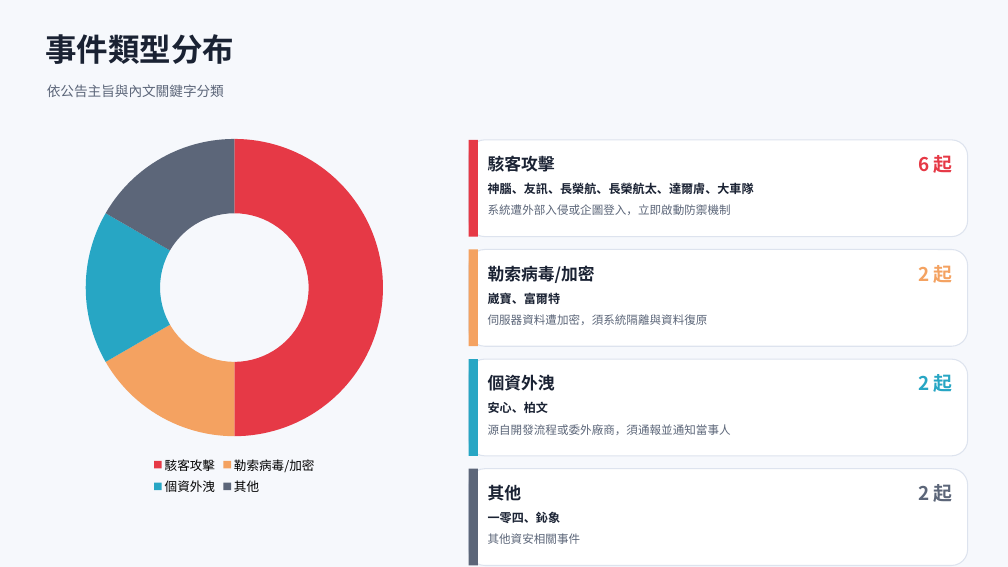
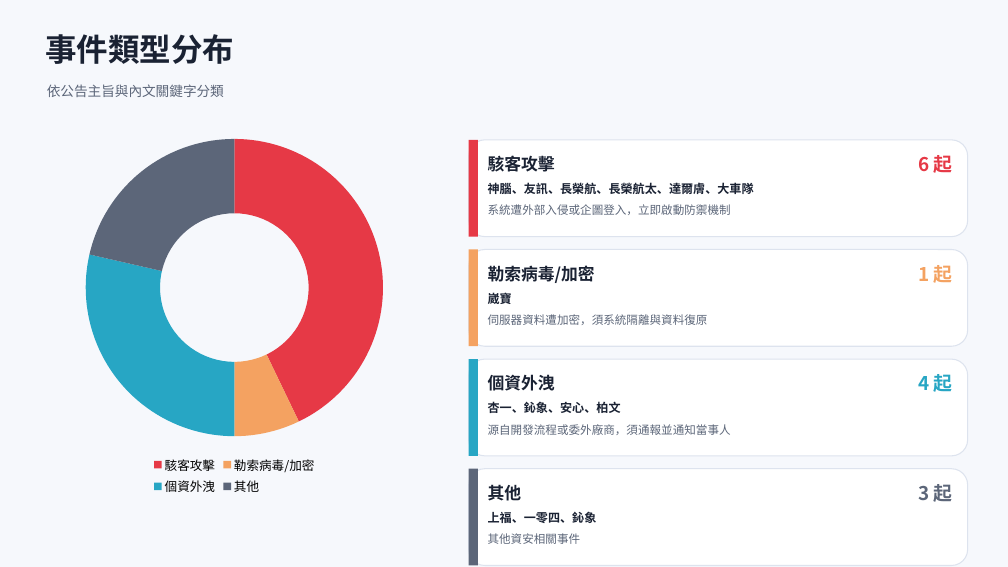
Before and after one commit to Johnnylin77/mops-isec-monitor, a slide deck: slide 3 of 資安事件因應分析.pptx. Drawn at 1008x567 pixels with LibreOffice and Linux fonts; fonts in the diff are those of the drawing. Boxes give left, top, right and bottom in pixels: in the first picture for what was removed or moved away, otherwise in the second. Text is boxed around its words. In the diff, an @@ line names an element or a change of style, - is before the commit and + after.

```diff
--- a/資安事件因應分析.pptx
+++ b/資安事件因應分析.pptx
@@ doughnut chart at (38,129,431,499) @@
-Series 1: 50, 17, 17, 17
+Series 1: 43, 7, 29, 21
@@ text at (918,265,953,283): text changed @@
-2 起
+1 起
@@ text at (488,290,512,306): text changed @@
-崴寶、富爾特
+崴寶
@@ text at (918,374,953,392): text changed @@
-2 起
+4 起
@@ text at (488,401,621,413): text changed @@
-安心、柏文
+杏一、鈊象、安心、柏文
@@ text at (918,484,953,502): text changed @@
-2 起
+3 起
@@ text at (488,511,597,523): text changed @@
-一零四、鈊象
+上福、一零四、鈊象
```
Also in this commit, not shown: 6 other slides changed, 1 slide added, 2 other files.
